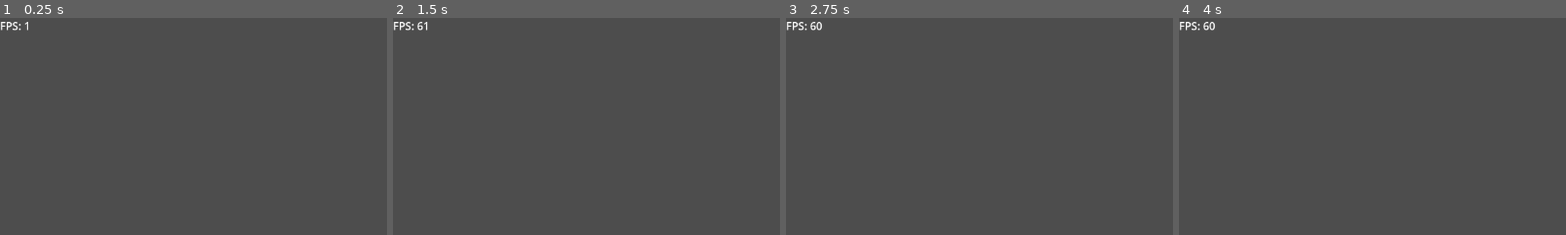
Above: before the commit, frames 1-4 (left to right).
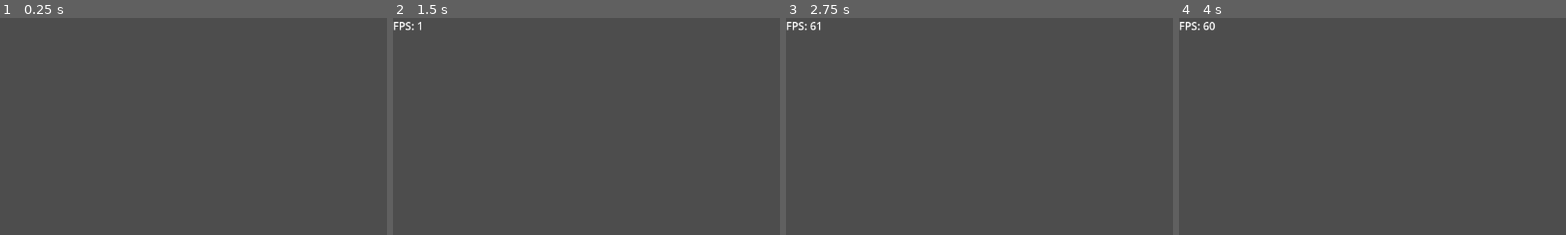
Above: after the commit, the same moments.

Repository: APSy/reusableassets
Game: Godot game, scene res://FPSCounter/fps_counter.tscn
Two runs of this game, one before a commit and one after it. Both use one fixed random seed, a clock stepped at 60 frames per second and the inputs below. The project has no main scene, so this scene is started directly.
Inputs (mouse positions are % of the whole screen's width and height, from its top left):
- Up to frame 1 (0.25 s): no input
- Up to frame 2 (1.5 s): tap Enter at 0.5, 0.6 s; move the mouse to (72, 45) at 0.52 s; click (72, 45) at 0.67 s; move the mouse to (30, 55) at 1.27 s; tap F at 1.35 s; click (30, 55) at 1.42 s
- Up to frame 3 (2.75 s): move the mouse to (60, 28) at 2.02 s; tap Enter at 2.1 s; click (60, 28) at 2.17 s
- Up to frame 4 (4 s): tap Space at 2.75 s; move the mouse to (45, 70) at 2.77 s; tap F at 2.85 s; click (45, 70) at 2.92 s; tap Enter at 3.5, 3.6 s; move the mouse to (80, 65) at 3.52 s; click (80, 65) at 3.67 s
The pictures show only the part of the screen within x 0-50%, y 0-50%; the shares and areas given below are measured in that part.

The runs differ from the first frame. In frame 1, 0.1% of the frame differs, in the area x 0-8%, y 1-6%; in frame 2, less than 0.1%; in frame 3, less than 0.1%; in frame 4, nothing differs.

Commit message:
Update FPSLabel every second instead of every frame

Diff:
--- a/FPSCounter/fps_counter.gd
+++ b/FPSCounter/fps_counter.gd
@@ -1,6 +1,10 @@
 extends Label
 
+var time_passed: float = 0.0
 
 # Called every frame. 'delta' is the elapsed time since the previous frame.
 func _process(delta: float) -> void:
-	text = "FPS: %d" % Engine.get_frames_per_second()
+	time_passed += delta
+	if time_passed >= 1.0:
+		time_passed = 0.0
+		text = "FPS: %d" % Engine.get_frames_per_second()
